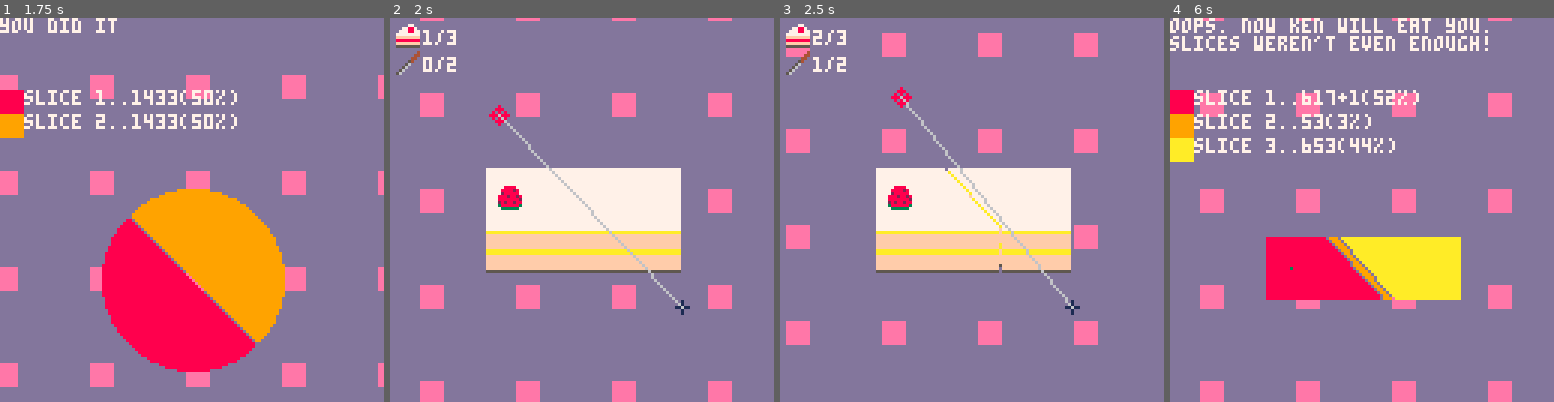
Above: before the commit, frames 1-4 (left to right).
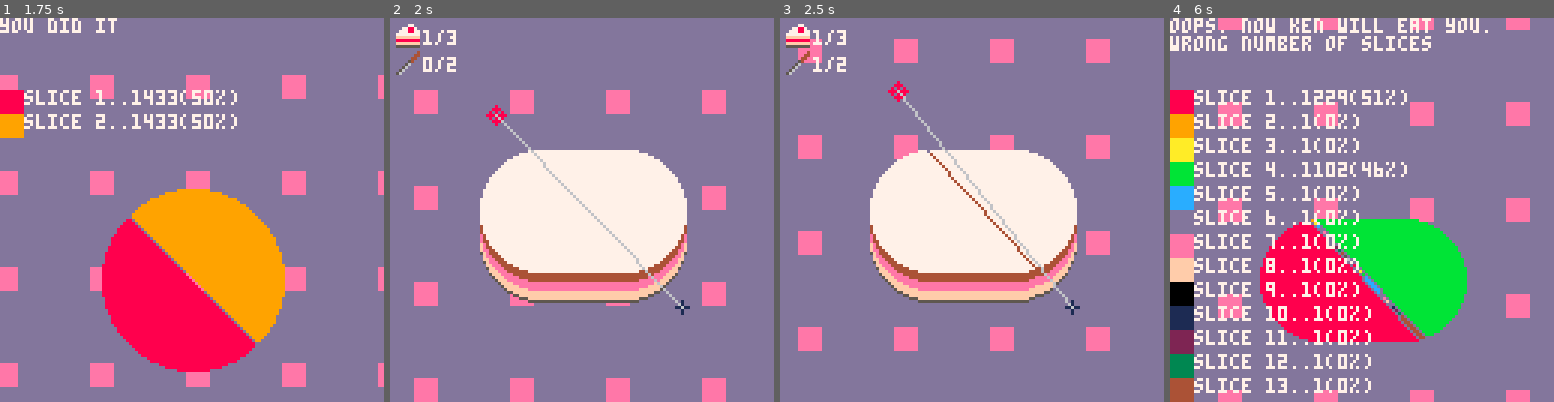
Above: after the commit, the same moments.

Repository: m-r-hunt/Pico-8-Carts
Game: PICO-8 cartridge cakecut.p8
The game is run twice, just before and just after one commit, with the same random seed, the same clock (stepped at 60 frames per second) and the same inputs.
Inputs:
- Up to frame 1 (1.75 s): tap X (X key) at 0.33, 1.07 s; tap O (Z key) at 0.7, 1.7 s; hold Right from 1.6 s (still down)
- Up to frame 2 (2 s): keep holding Right; tap X (X key) at 1.85 s
- Up to frame 3 (2.5 s): release Right at 2.1 s; tap O (Z key) at 2.1 s; hold Up 2.15-2.42 s; hold Right from 2.47 s (still down)
- Up to frame 4 (6 s): tap O (Z key) every 0.4 s from 2.5 to 5.7 s; tap X (X key) at 2.97, 4.08, 5.2 s; release Right at 3.03 s; hold Left 3.08-3.58 s; hold Down 3.63-3.97 s; hold Right 4.02-4.68 s; hold Up 4.73-5.03 s; hold Left 5.08-5.68 s; hold Down from 5.73 s (still down)

Frame 1 is identical in both runs. In frame 2, 15% of the frame differs, in the area x 6-90%, y 0-100%; in frame 3, 18%; in frame 4, 30%, in the area x 0-94%, y 0-100%.

Commit message:
Add a new level, only calculate at the end.

Diff:
--- a/cakecut.p8
+++ b/cakecut.p8
@@ -88,10 +88,10 @@
   copy_to_screen()
   line(x,y,x2,y2,0)
   copy_to_memory()
-  calculate_slices()
   cutn+=1
   local level=levels[leveln]
   if cutn>=level[2] then
+   calculate_slices()
    copy_to_memory()
    _update=end_transition_update
    _draw=end_transition_draw
@@ -348,6 +348,17 @@
   {},
  },
  {
+  function()
+   circfill(50,64,20,7)
+   circfill(78,64,20,7)
+   rectfill(50,44,78,84,7)
+  end,
+  2,
+  3,
+  {5,15,15,15,14,14,14,4,4,4},
+  {},
+ },
+ {
   function() rectfill(32,50,96,70,7) end,
   2,
   3,
